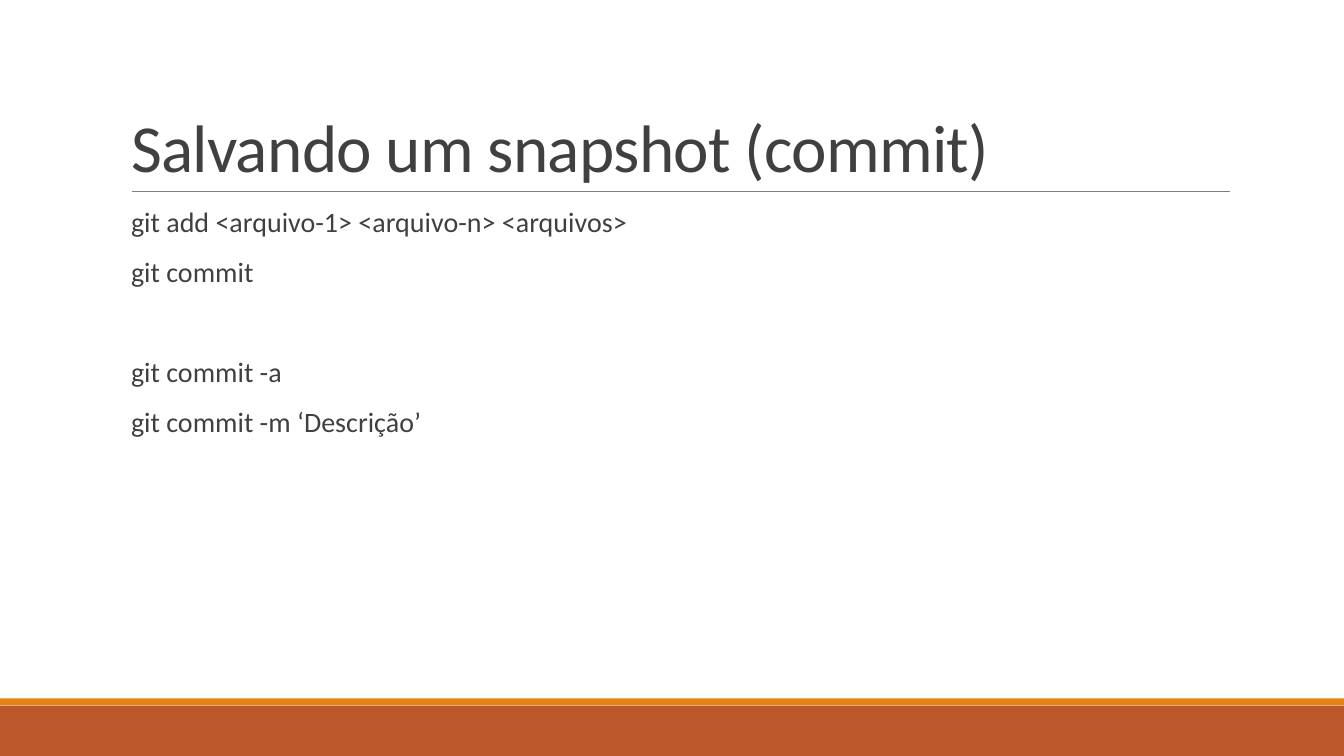
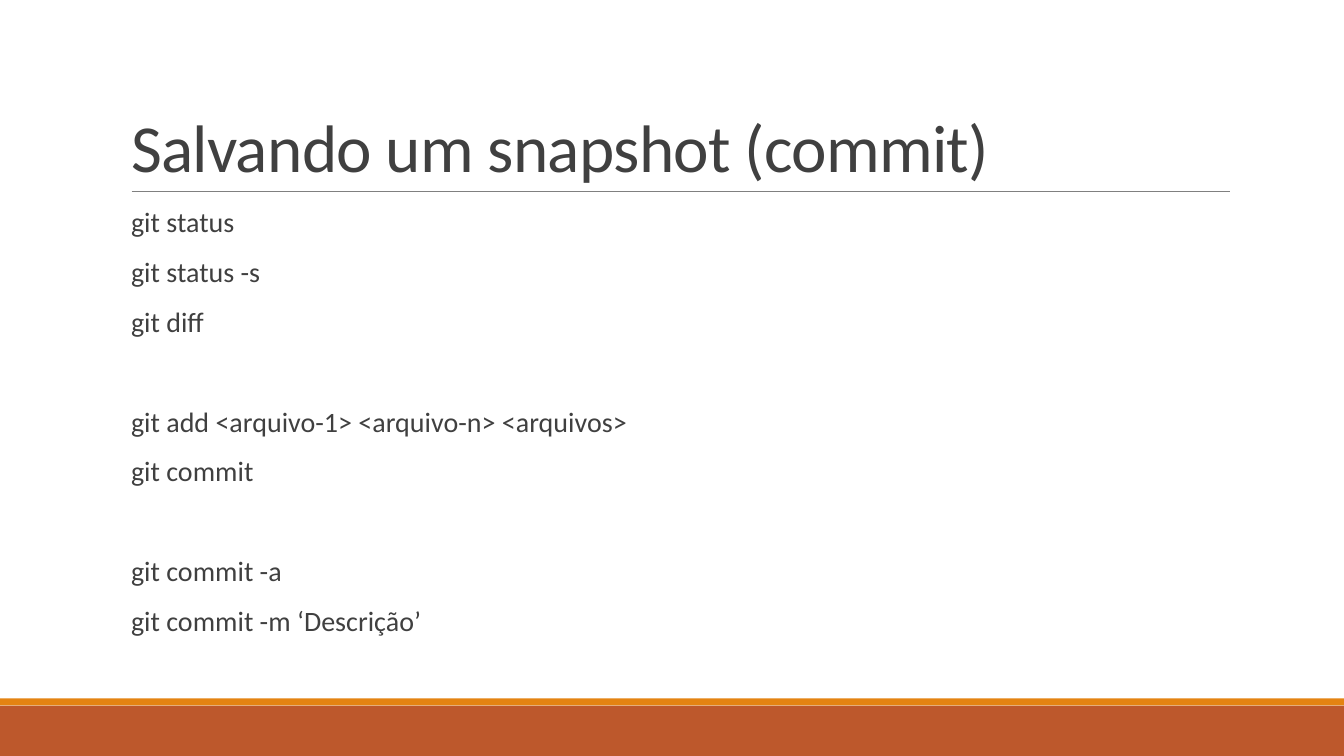
Before and after one commit to ekson73/Docs, a slide deck: slide 30 of GIT 4 VEK.pptx. Drawn at 1344x756 pixels with LibreOffice and Linux fonts; fonts in the diff are those of the drawing. Boxes give left, top, right and bottom in pixels: in the first picture for what was removed or moved away, otherwise in the second. Text is boxed around its words. In the diff, an @@ line names an element or a change of style, - is before the commit and + after.

```diff
--- a/GIT 4 VEK.pptx
+++ b/GIT 4 VEK.pptx
@@ text at [131,213,261,337]: paragraphs added @@
+  git status
+  git status -s
+  git diff
```
Also in this commit, not shown: 2 other slides changed, 1 slide added.
